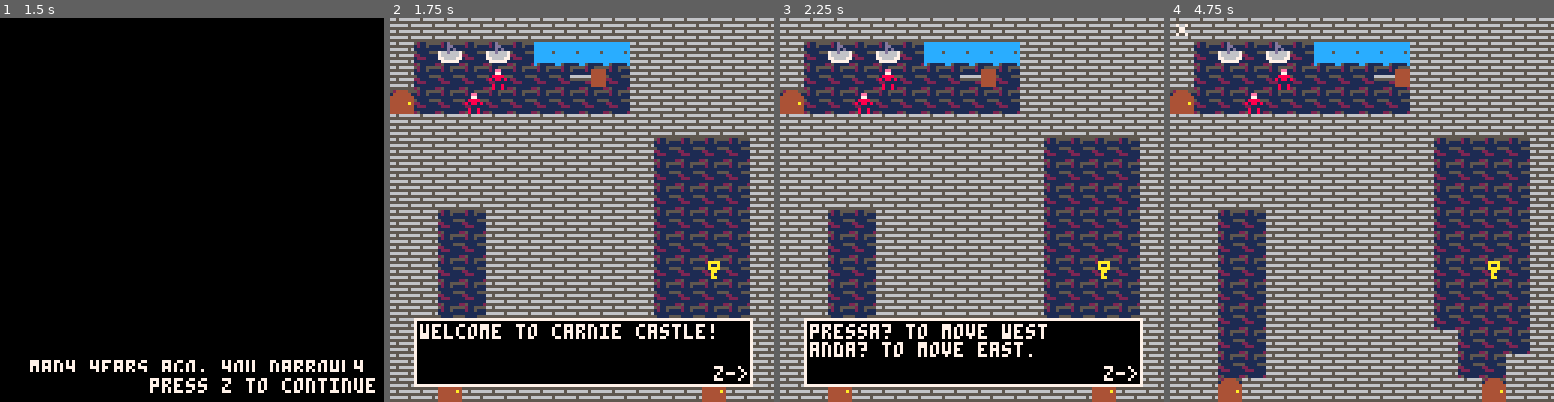
Above: before the commit, frames 1-4 (left to right).
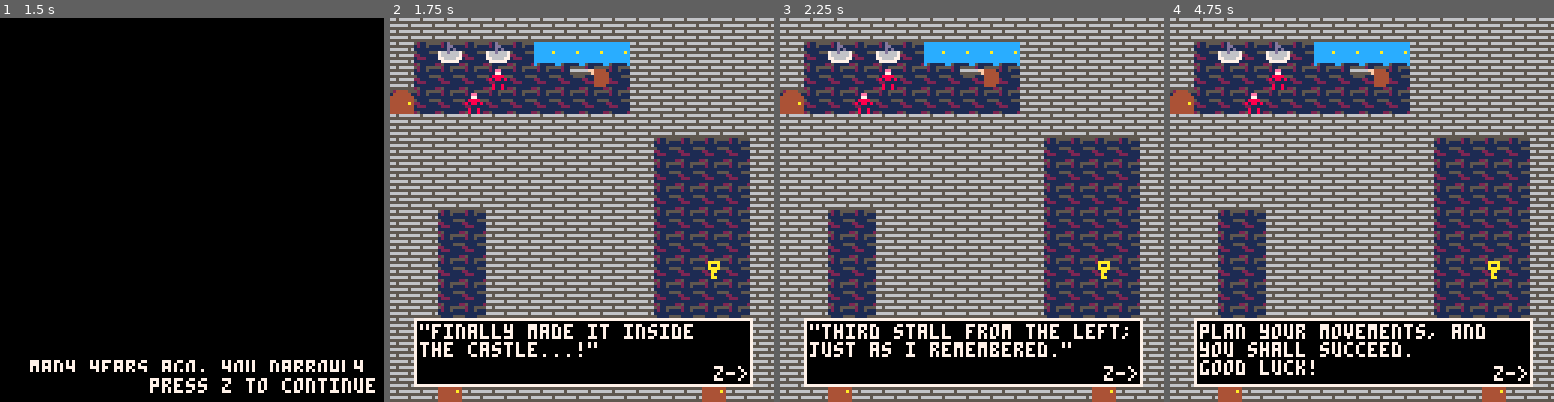
Above: after the commit, the same moments.

Repository: hhratcliffe/CarnieCastle
Game: PICO-8 cartridge carniecastle.p8
Two runs of this game, one before a commit and one after it. Both use one fixed random seed, a clock stepped at 60 frames per second and the inputs below.
Inputs:
- Up to frame 1 (1.5 s): tap X (X key) at 0.33, 1.07 s; tap O (Z key) at 0.7 s
- Up to frame 2 (1.75 s): hold Right from 1.6 s (still down); tap O (Z key) at 1.7 s
- Up to frame 3 (2.25 s): tap X (X key) at 1.85 s; release Right at 2.1 s; tap O (Z key) at 2.1 s; hold Up from 2.15 s (still down)
- Up to frame 4 (4.75 s): release Up at 2.42 s; hold Right 2.47-3.03 s; tap O (Z key) every 0.4 s from 2.5 to 4.5 s; tap X (X key) at 2.97, 4.08 s; hold Left 3.08-3.58 s; hold Down 3.63-3.97 s; hold Right 4.02-4.68 s; hold Up from 4.73 s (still down)

Frame 1 is identical in both runs. In frame 2, 1.9% of the frame differs, in the area x 7-85%, y 8-89%; in frame 3, 2.4%; in frame 4, 17%, in the area x 1-95%, y 1-97%.

Commit message:
Polish 10:20
-Added enemy death sfx
-Made the PC slightly more person-like
-Added swag

Diff:
--- a/carniecastle.p8
+++ b/carniecastle.p8
@@ -193,7 +193,7 @@
 		},
 		{--room2
 			key=0,
-			tutorial=1
+			tutorial=0
 		},
 		{--room3
 			key=0,
@@ -201,7 +201,7 @@
 		},
 		{--room4
 			key=0,
-			tutorial=1
+			tutorial=0
 		},
 		{--room5
 			key=0,
@@ -214,27 +214,28 @@
 dialogue={
 	--27 characters currently fit on one line.
 	t_dialogue={ --tutorial level dialogue
-		"welcome to carnie castle!",
-		"pressa? to move west\nanda? to move east. ",
-		"pressa? to move north\nanda? to move south",
-		"hold x and pressa?/??to \nturn.",
-		"x+?turns you clockwise,\nand x+??turns you\ncounterclockwise.",
+		"\"finally made it inside\nthe castle...!\"",
+		"\"third stall from the left;\njust as i remembered.\"",
+		"\"i need to get out of the\ndungeon and make my way\nto the throne room!\"",
+		"use the arrow keys\n(⬅️➡️⬆️⬇️) to move.",
+		"hold ❎ and press\n⬅️ or ➡️ to turn.",
+		"➡️ turns you clockwise,\nand ⬅️ turns you\ncounterclockwise.",
 		"touching enemies with your\nsword will kill them.",
 		"plan your movements, and\nyou shall succeed.\ngood luck!"
 	},
 	--put other dialogue options in this table
 	doors={
-		"i don't need to go back\nthere...",
-		"i need a key to open\nthis door.",
-		"i shouldn't leave any\ncarnies alive."
+		"\"i don't need to go back\nthere...\"",
+		"\"i need a key to open\nthis door.\"",
+		"\"i shouldn't leave any\ncarnies alive.\""
 	},
 
 	enemies={
 		--lesserclown intro
-		"it seems like these lesser\nclowns will walk into my\nsword.",
-		"maybe i can use that\nto my advantage.",
+		"\"it seems like these lesser\nclowns will walk into my\nsword...\"",
+		"\"maybe i can use that\nto my advantage.\"",
 		--juggler intro
-		"uh-oh, a juggler. i better\nstay out of his line\nof sight."
+		"\"uh-oh, a juggler. i better\nstay out of his line\nof sight.\""
 	}
 }
 
@@ -483,6 +484,7 @@
 		for j=1,16 do
 			if gb[i][j]!=-1 and (gb[i][j]>=10 and gb[i][j]<100) then
 				if i==sword.x and j==sword.y then
+					sfx(63)
 					gb[i][j]=-1
 				return
 				end
@@ -654,6 +656,7 @@
 	end
 
 	if enemydeath then
+ 	sfx(63)
 		if direction == north then
 			--floor
 			spr(floor[i][j], i*8-8, j*8-16)
@@ -707,7 +710,7 @@
 end
 
 function reloadroom()
-  poke(0x5f40,0)
+ poke(0x5f40,0)
 	player.x=player.savedx
 	player.y=player.savedy
 	player.direct=player.saveddirect
@@ -1243,7 +1245,7 @@
 	elseif ly<=0 then
 		ly=0
 	end
-	lore="many years ago, you narrowly\nescaped your families c …(186 unchanged characters)…  back the castle and\navenge your family.\n\narmed only with your trusty\nclaymor …(152 unchanged characters)…
+	lore="many years ago, you narrowly\nescaped your families c …(186 unchanged characters)…  back the castle and\navenge your family!\n\narmed only with your trusty\nclaymor …(152 unchanged characters)…
 	print(lore,10,ly,7)
 	rectfill(0,118,128,128,0)
 	print("press z to continue",50,120,7)
@@ -1381,19 +1383,19 @@
 end
 
 __gfx__
-00000000000560000000000000000000000000000000000000000000000d0000cccccccc66665666665666660044440060000000000000000000000000000000
-00000000000560000000000000000000000000000000000000000000000dd000cccccccc66665666555555550444444056000000000000000000000000000000
-00700700000560000000000000000000000000000000000000000000000d0d00cccccccc55555555666666564444444466600000000000000000000000000000
-00077000000560000000000000000000000000000000000000000000766d6667cccccc5c66566666555555554444444455560000000000000000000000000000
-0007700000056000000000000000000000000000000000000000000076666667cccccccc6656666666566666444444a466666000000000000000000000000000
-0070070000056000000000000000000000000000000000000000000077666677cccccccc55555555555555554444444455555600000000000000000000000000
-0000000000056000000000000000000000000000000000000000000007777770cccccccc66665666666666564444444466666660000000000000000000000000
-0000000004444440000000000000000000000000000000000000000000000000c000000c66665666555555554444444455555556000000000000000000000000
+00000000000005600000000000000000000000000000000000000000000d0000cccccccc66665666665666660044440060000000000000000000000000000000
+00000000000005600000000000000000000000000000000000000000000dd000cccccccc66665666555555550444444056000000000000000000000000000000
+00700700000005600000000000000000000000000000000000000000000d0d00cccccccc55555555666666564444444466600000000000000000000000000000
+00077000000005600000000000000000000000000000000000000000766d6667ccccccac66566666555555554444444455560000000000000000000000000000
+0007700000000560000000000000000000000000000000000000000076666667cccccccc6656666666566666444444a466666000000000000000000000000000
+0070070000000560000000000000000000000000000000000000000077666677cccccccc55555555555555554444444455555600000000000000000000000000
+00000000000005f0000000000000000000000000000000000000000007777770cccccccc66665666666666564444444466666660000000000000000000000000
+0000000000000ff0000000000000000000000000000000000000000000000000c000000c66665666555555554444444455555556000000000000000000000000
 00000000044444400000000000000000000000000000000000000000000000000000000052115555000000000044440000000000000000000000000000000000
 000000000444444000000000000000000000000000000000000000000000000000000000121151110000000004aaaa4000aaaa00000000000000000000000000
 000000000444444000000000000000000000000000000000000000000000000000000000111111110000000044a00a4400a00a00000000000000000000000000
 000000000444444000000000000000000000000000000000000000000000000000000000511115550000000044aaaa4400aaaa00000000000000000000000000
-0000000000000000000000000000000000000000000000000000000000000000000000002211111100000000444aa444000aa000000000000000000000000000
+0000000000444400000000000000000000000000000000000000000000000000000000002211111100000000444aa444000aa000000000000000000000000000
 0000000000000000000000000000000000000000000000000000000000000000000000001222111100000000444a4444000a0000000000000000000000000000
 0000000000000000000000000000000000000000000000000000000000000000000000001111111100000000444aa444000aa000000000000000000000000000
 00000000000000000000000000000000000000000000000000000000000000000000000025111112000000004444444400000000000000000000000000000000
Not shown, changed: the sound effects (__sfx__) section of carniecastle.p8
